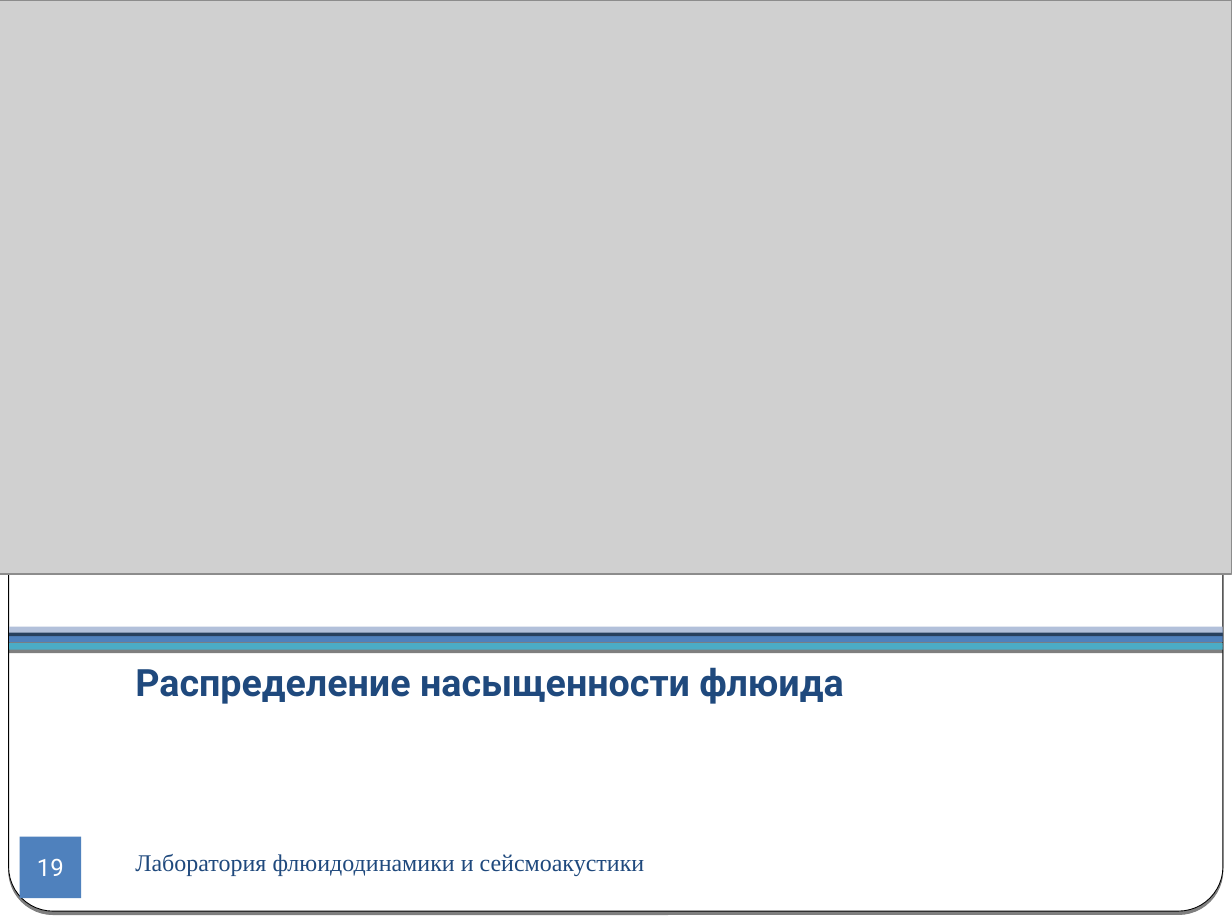
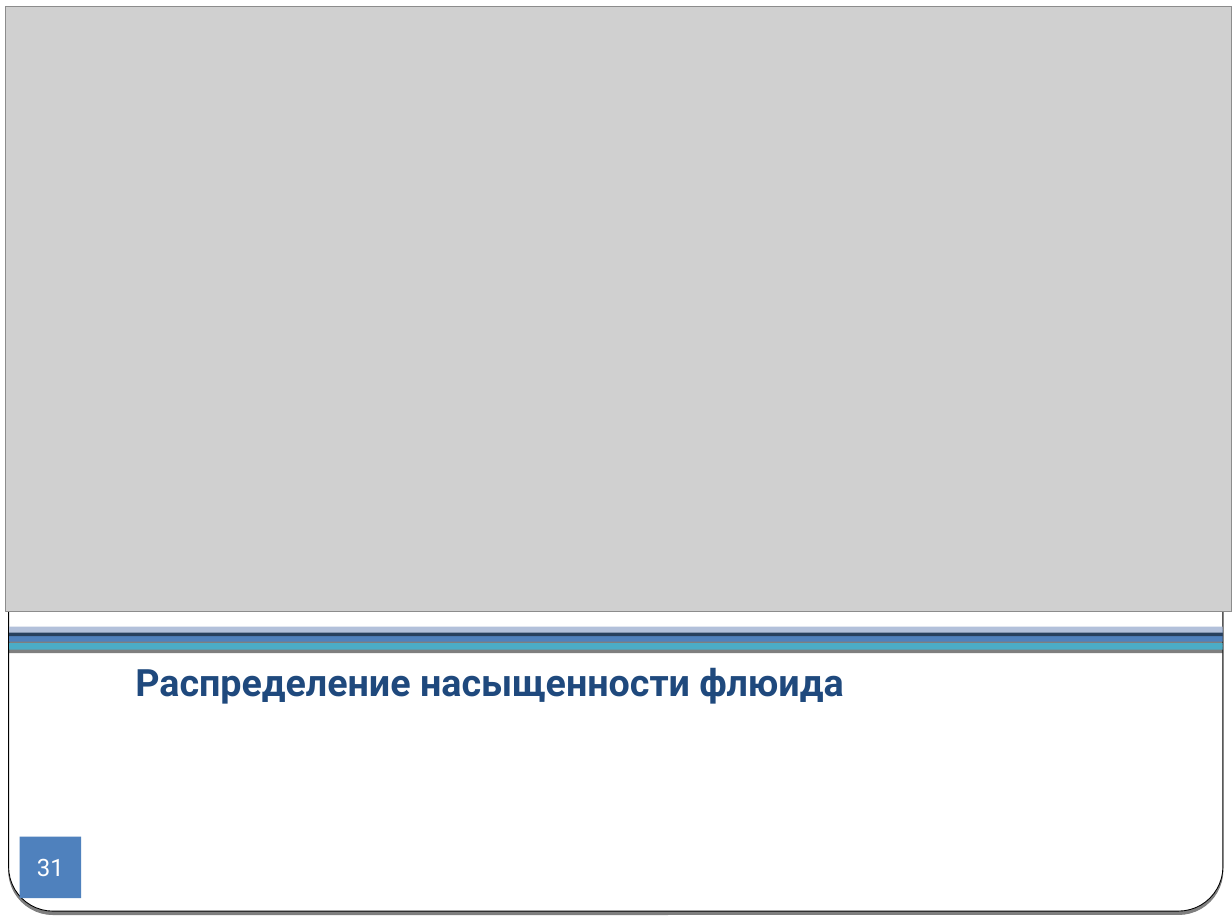
Before and after one commit to CompMathGroup/sagd, a slide deck: slide 31 of doc/Presentation.odp (slide 19 before the commit). Drawn at 1232x924 pixels with LibreOffice and Linux fonts; fonts in the diff are those of the drawing; grey boxes stand for pictures. Boxes give left, top, right and bottom in pixels: in the first picture for what was removed or moved away, otherwise in the second. Text is boxed around its words. In the diff, an @@ line names an element or a change of style, - is before the commit and + after.

```diff
--- a/doc/Presentation.odp
+++ b/doc/Presentation.odp
@@ picture: place and size @@
-picture at box(0, 0, 1231, 574)
+picture at box(6, 6, 1232, 611)
@@ page number at box(37, 858, 64, 876): text changed @@
-19
+31
@@ text removed at box(135, 854, 645, 876) @@
-Лаборатория флюидодинамики и сейсмоакустики
```
Also in this commit, not shown: 18 other slides changed, 10 slides added, 7 slides removed, 3 other files.
